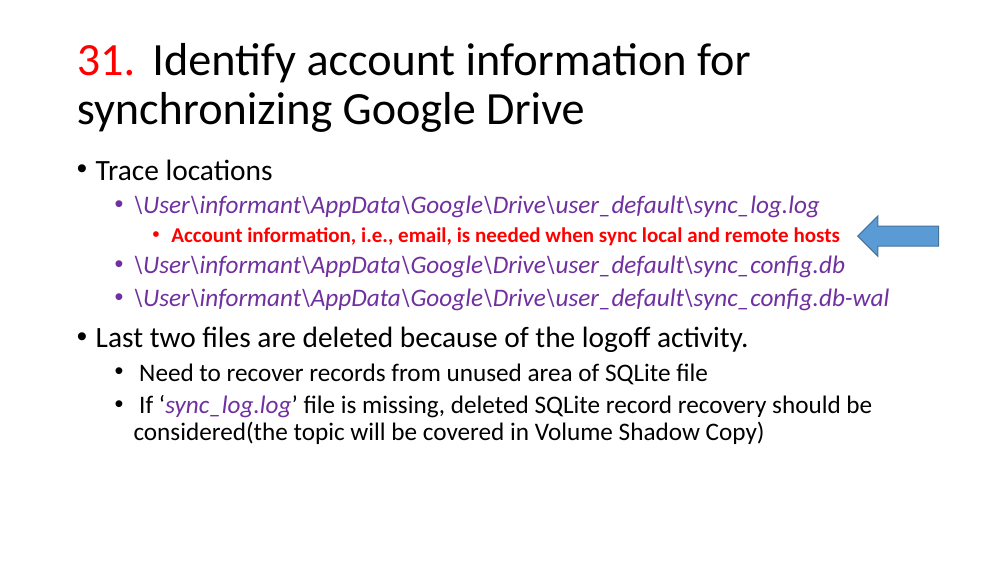
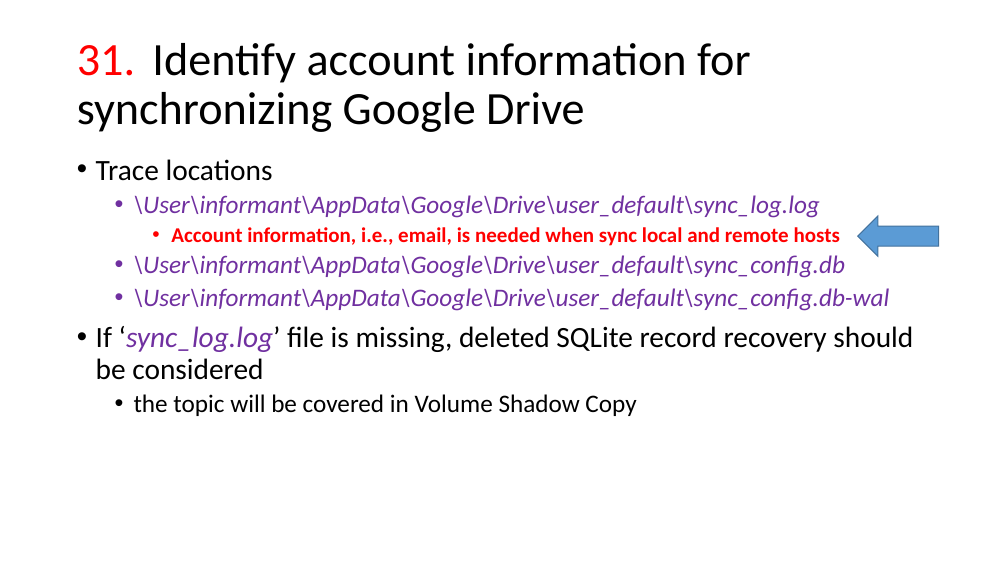
Before and after one commit to frankwxu/digital-forensics-lab, a slide deck: slide 31 of NIST_Data_Leakage_Case/NIST_Data_Leakage_07_NetworkDrive_Cloud.pptx. Drawn at 1008x567 pixels with LibreOffice and Linux fonts; fonts in the diff are those of the drawing; background and template pictures are left out. Boxes give left, top, right and bottom in pixels: in the first picture for what was removed or moved away, otherwise in the second. Text is boxed around its words. In the diff, an @@ line names an element or a change of style, - is before the commit and + after.

```diff
--- a/NIST_Data_Leakage_Case/NIST_Data_Leakage_07_NetworkDrive_Cloud.pptx
+++ b/NIST_Data_Leakage_Case/NIST_Data_Leakage_07_NetworkDrive_Cloud.pptx
@@ text at (x1=96, y1=326, x2=913, y2=416): text changed; size 24 to 28 pt @@
-• Last two files are deleted because of the logoff activity.
-  • Need to recover records from unused area of SQLite file
-  • If ‘sync_log.log’ file is missing, deleted SQLite record recovery should be considered(the topic will be covered in Volume Shadow Copy)
+• If ‘sync_log.log’ file is missing, deleted SQLite record recovery should be considered
+  • the topic will be covered in Volume Shadow Copy
```
Also in this commit, not shown: 3 other slides changed, 2 slides added, 1 slide removed, 2 other files.
